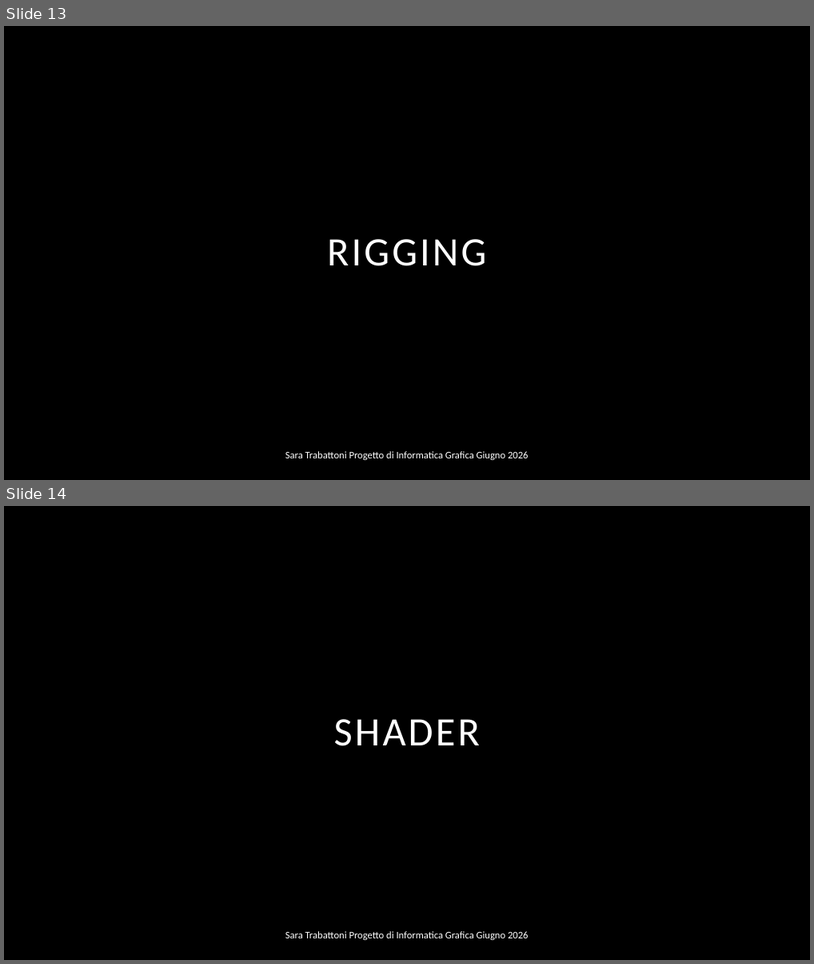
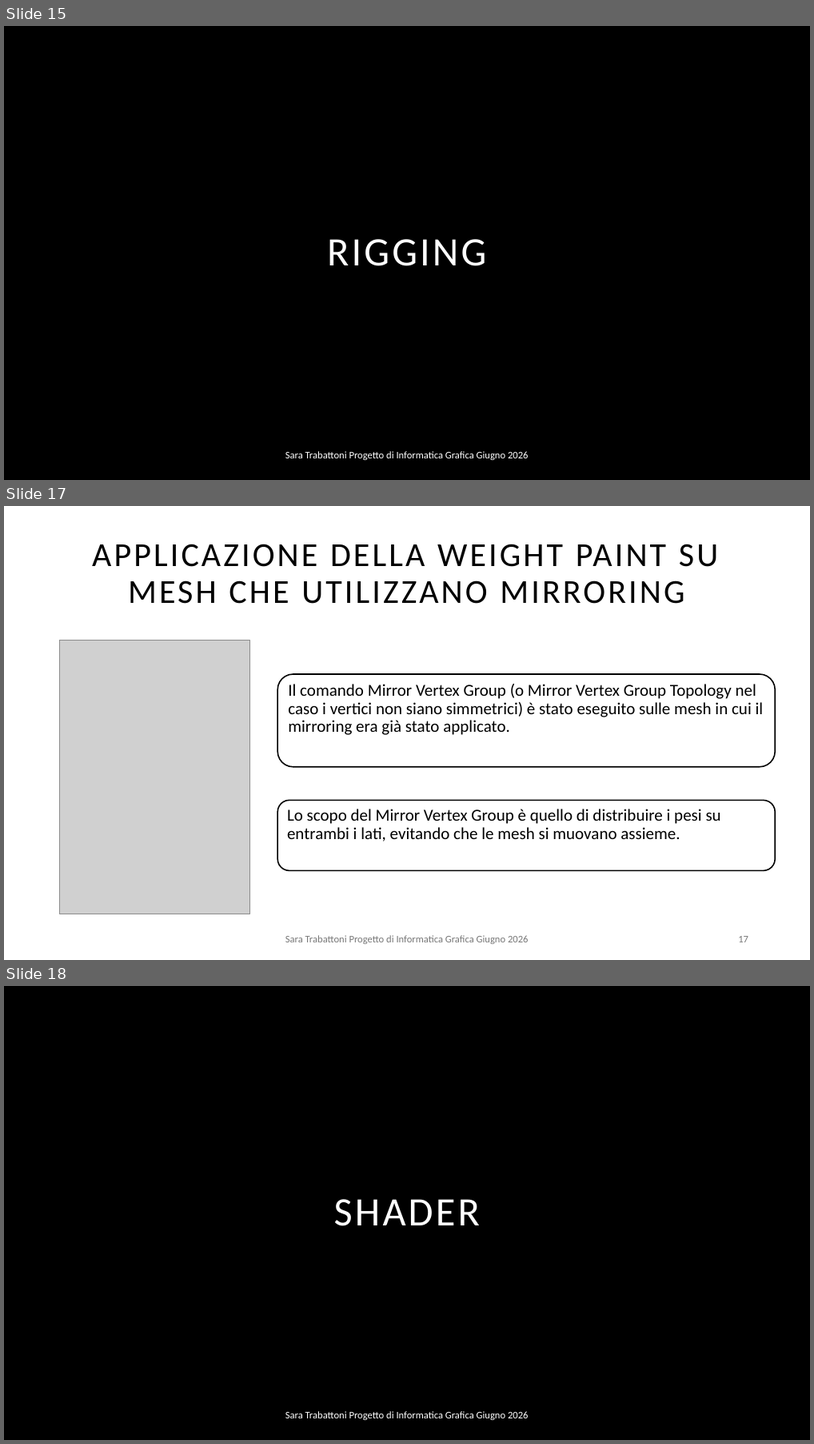
Before and after one commit to saratrabby/ComputerGraphicsProject, a slide deck: PresentazioneProgettoIG.pptx. Shown one above the other, each under a label of ours: slides 13 and 14 before the commit, slides 15, 17 and 18 after it; the slides between them are not shown. The pictures are 814x964 and 814x1444 pixels, drawn with LibreOffice and Linux fonts; fonts in the diff are those of the drawing; grey boxes stand for pictures; background and template pictures are left out. Boxes give left, top, right and bottom in pixels: in the first picture for what was removed or moved away, otherwise in the second. Text is boxed around its words. In the diff, an @@ line names an element or a change of style, - is before the commit and + after.

```diff
--- a/PresentazioneProgettoIG.pptx
+++ b/PresentazioneProgettoIG.pptx
@@ slide 17 added at box(4, 506, 810, 960), background #FFFFFF @@
@@ title added at box(92, 544, 718, 604), 40 pt, text #000000 @@
+APPLICAZIONE DELLA WEIGHT PAINT SU MESH CHE UTILIZZANO MIRRORING
@@ picture added at box(60, 640, 250, 914) @@
@@ text added at box(278, 674, 776, 767), fill #FFFFFF, outline #000000 1.5 pt, 20 pt, text #000000 @@
+Il comando Mirror Vertex Group (o Mirror Vertex Group Topology nel caso i vertici non siano simmetrici) è stato eseguito sulle mesh in cui il mirroring era già stato applicato.
@@ rounded rectangle added at box(278, 800, 776, 870), fill #FFFFFF, outline #000000 1.5 pt, 20 pt, text #000000 @@
+Lo scopo del Mirror Vertex Group è quello di distribuire i pesi su entrambi i lati, evitando che le mesh si muovano assieme.
@@ text added at box(286, 935, 528, 944), 12 pt, text #797979 @@
+Sara Trabattoni Progetto di Informatica Grafica Giugno 2026
@@ page number added at box(738, 936, 749, 942), 12 pt, text #797979 @@
+17
@@ what was slide 13 is now slide 15 @@
@@ what was slide 14 is now slide 18 @@
```
Also in this commit, not shown: 4 other slides added, 1 slide removed, 7 other files.
